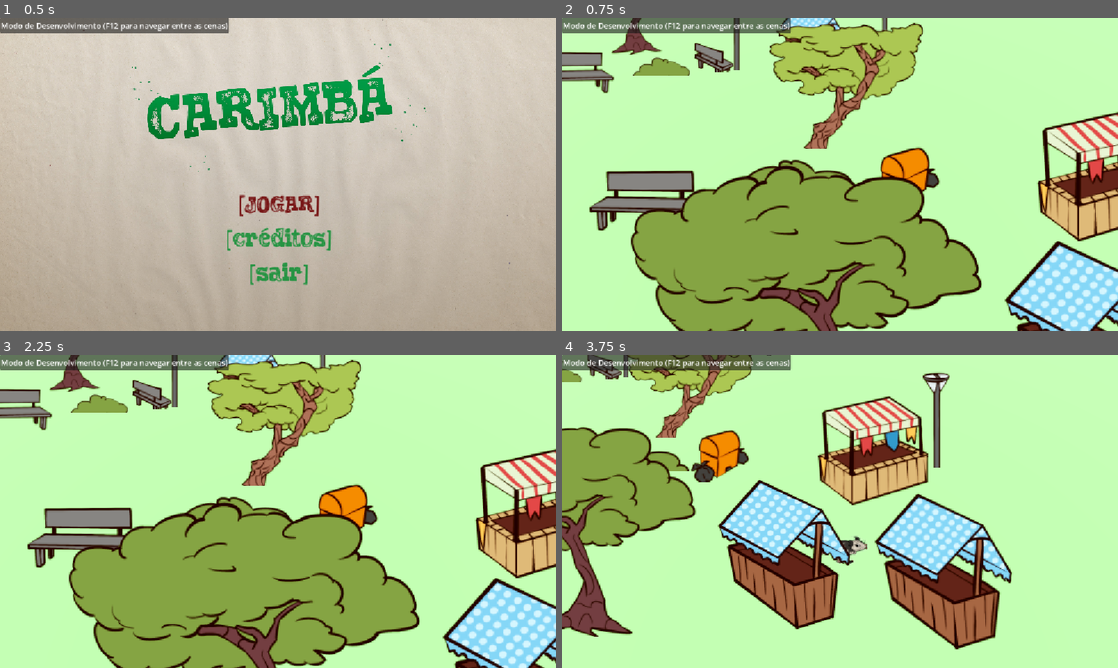
Above: before the commit, frames 1-4 (two rows, left to right).
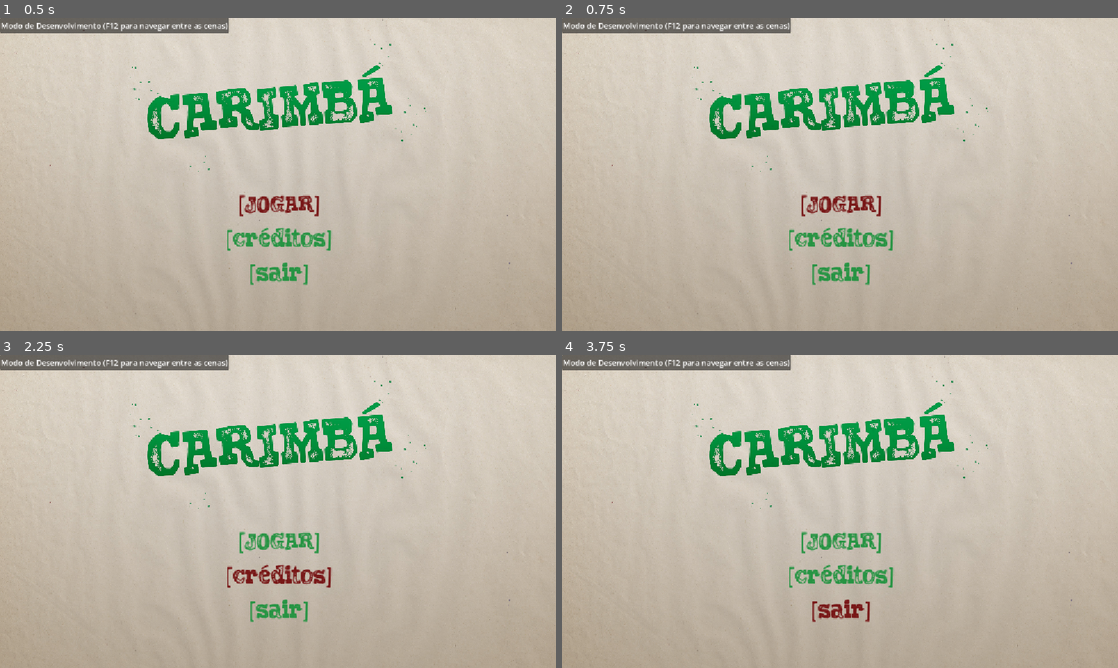
Above: after the commit, the same moments.

Repository: sam-cavalheiro/felpojam-2026
Game: Godot game, scene res://Nodes/Scenes/title_menu_scene.tscn
Same seed, same stepped clock (60 frames per second), same inputs: the game is played once before the commit and once after it.
Inputs (mouse positions are in pixels of both pictures, inside the frame that each line leads up to):
- Up to frame 1 (0.5 s): no input
- Up to frame 2 (0.75 s): click "[JOGAR]" at 0.5 s
- Up to frame 3 (2.25 s): click (278, 539) at 1.25 s, where only the run after the commit has a clickable "[JOGAR]"; click (278, 574) at 2 s, where only the run after the commit has a clickable "[créditos]"
- Up to frame 4 (3.75 s): tap Enter (interact) at 2.75, 2.85 s; move the mouse to (962, 495) at 2.77 s; hold Right (move_right) 2.78-3.53 s; click (962, 495) at 2.92 s; move the mouse to (728, 527) at 3.52 s; hold Down (move_down) from 3.53 s (still down); tap Mouse wheel down (switch_next_stamp) at 3.6 s

Frame 1 is identical in both runs. In frame 2, 98% of the frame differs, in the area x 0-100%, y 0-100%; in frame 3, 98%; in frame 4, 99%.
Error after the commit: Parse Error: Identifier "SceneManager" not declared in the current scope. (res://Scripts/title_menu_scene.gd:9)

Commit message:
Cria e implementa gerenciamento de cenas

Diff:
--- a/Nodes/Scenes/level_3_scene.tscn
+++ b/Nodes/Scenes/level_3_scene.tscn
@@ -66,7 +66,7 @@
 
 func _on_body_entered(body: Node3D) -> void:
 	if can_end && body is Player:
-		get_tree().change_scene_to_file(\"res://Nodes/Scenes/end_scene.tscn\")
+		SceneManager.change_scene_to_file(\"res://Nodes/Scenes/end_scene.tscn\")
 "
 
 [sub_resource type="SphereShape3D" id="SphereShape3D_lxy1u"]
--- /dev/null
+++ b/Nodes/scene_manager.tscn
@@ -0,0 +1,6 @@
+[gd_scene format=3 uid="uid://ckb6hbp5fnbdu"]
+
+[ext_resource type="Script" uid="uid://cl5u6rxeec4x3" path="res://Scripts/scene_manager.gd" id="1_yvof7"]
+
+[node name="SceneManager" type="Node" unique_id=436352307]
+script = ExtResource("1_yvof7")
--- a/Scripts/UI/pause_menu.gd
+++ b/Scripts/UI/pause_menu.gd
@@ -20,4 +20,4 @@
 
 func _on_title_screen_button_pressed() -> void:
 	get_tree().paused = false
-	get_tree().change_scene_to_file(title_menu_scene)
+	SceneManager.change_scene_to_file(title_menu_scene)
--- /dev/null
+++ b/Scripts/scene_manager.gd
@@ -0,0 +1,19 @@
+extends Node
+
+var scene_root: Node
+
+
+func _ready() -> void:
+	var root :Node = get_tree().get_root()
+	scene_root = Node.new()
+	scene_root.name = "Scene"
+	root.call_deferred("add_child", scene_root)
+	root.get_child(root.get_child_count() - 1).call_deferred("reparent", scene_root)
+
+# TODO: Adicionar outras formas de trocar cenas conforme necessário
+
+func change_scene_to_file(path: String) -> void:
+	var load_scene = load(path)
+	var new_scene: Node = load_scene.instantiate()
+	scene_root.get_child(0).queue_free()
+	scene_root.add_child(new_scene)
--- a/Scripts/stamp_inventory_controller.gd
+++ b/Scripts/stamp_inventory_controller.gd
@@ -10,5 +10,6 @@
 		for i in range(1, 9):
 			if Input.is_action_just_pressed("switch_stamp_" + str(i)):
 				StampsManager.switch_stamp(i - 1)
+				return
 		if Input.is_action_just_pressed("switch_stamp_0"):
 			StampsManager.switch_stamp(9)
--- a/Scripts/teleport_trigger.gd
+++ b/Scripts/teleport_trigger.gd
@@ -9,4 +9,4 @@
 
 func on_body_entered(body: Node3D):
 	if body is Player:
-		get_tree().change_scene_to_file(map)
+		SceneManager.change_scene_to_file(map)
--- a/Scripts/title_menu_scene.gd
+++ b/Scripts/title_menu_scene.gd
@@ -6,7 +6,7 @@
 
 
 func _on_play_button_pressed() -> void:
-	get_tree().change_scene_to_file(game_scene)
+	SceneManager.change_scene_to_file(game_scene)
 
 func _on_credits_button_pressed() -> void:
 	$"Créditos".show()
Not shown, added: Scripts/scene_manager.gd.uid
